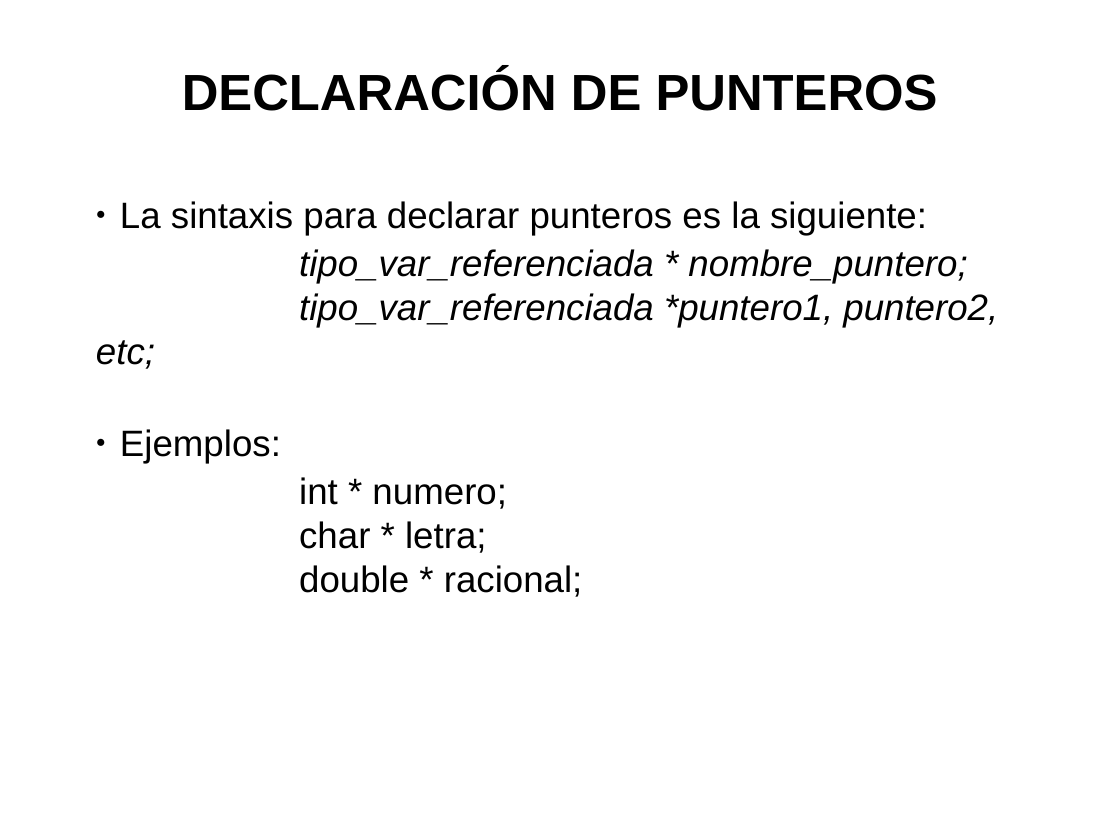
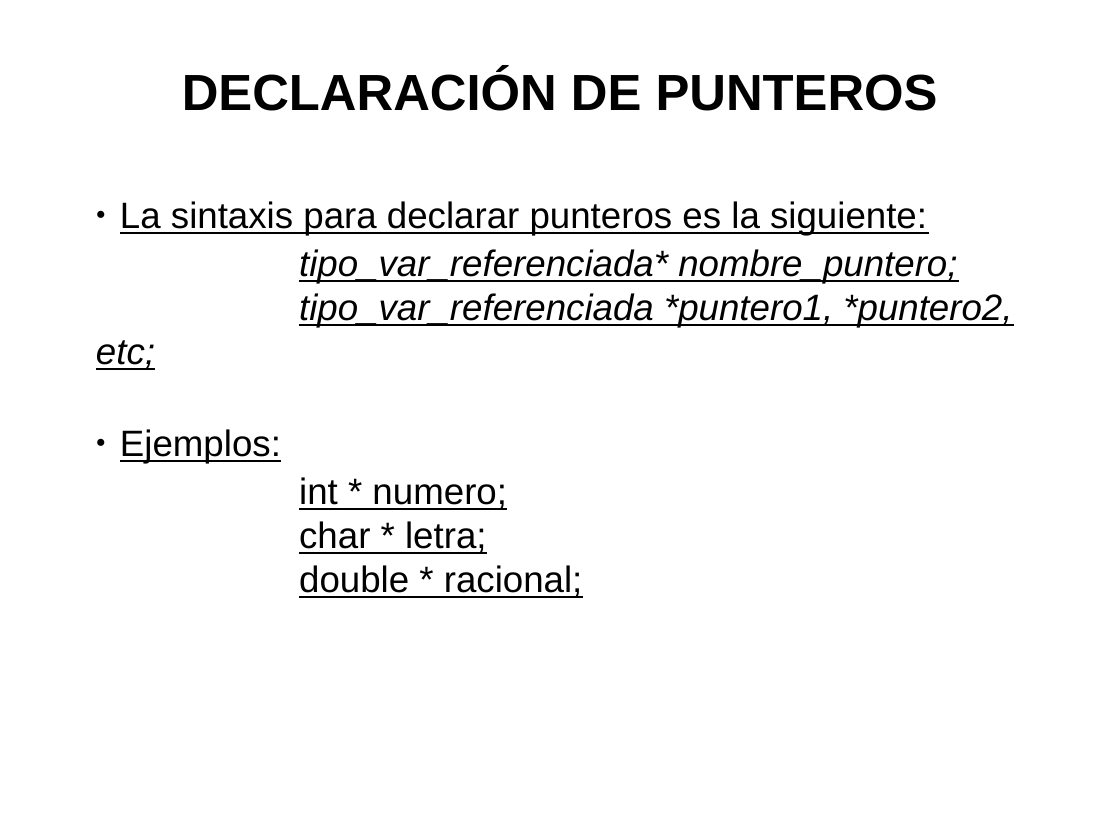
Before and after one commit to trivi/Introduccion-C-EFE-Oct, a slide deck: slide 4 of 08.Punteros/08.Punteros.odp. Drawn at 1120x840 pixels with LibreOffice and Linux fonts; fonts in the diff are those of the drawing. Boxes give left, top, right and bottom in pixels: in the first picture for what was removed or moved away, otherwise in the second. Text is boxed around its words. In the diff, an @@ line names an element or a change of style, - is before the commit and + after.

```diff
--- a/08.Punteros/08.Punteros.odp
+++ b/08.Punteros/08.Punteros.odp
@@ text at <box>120,201,927,598</box>: underline on in "La sintaxis para declarar punteros es la ...", "Ejemplos:", "int * numero;", "char * letra;" and 1 more places @@
@@ text at <box>96,249,1012,370</box>: text changed @@
-tipo_var_referenciada * nombre_puntero;
-tipo_var_referenciada *puntero1, puntero2, etc;
+tipo_var_referenciada* nombre_puntero;
+tipo_var_referenciada *puntero1, *puntero2, etc;
```
Also in this commit, not shown: 5 other files.
